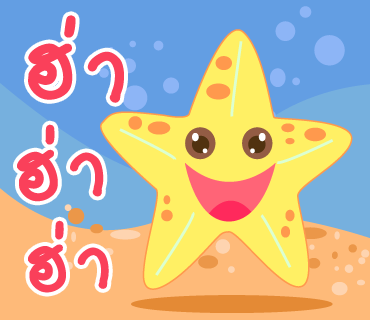
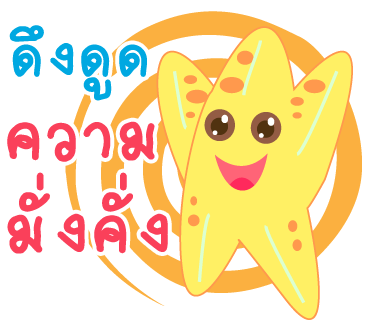
Before/after of a (370, 320) layered artwork. What changed in the layer stack:
removed layer "Layer 4" over [185, 163, 276, 222]
renamed "ฮ่า" to "มั่งคั่ง", painted on it over [7, 172, 168, 293]
renamed "ฮ่า" to "ความ", painted on it over [7, 121, 155, 202]
renamed "ฮ่า" to "ดึงดูด", painted on it over [9, 15, 147, 103]
painted on "Layer 3" over [0, 0, 370, 320]
painted on "Layer 2" over [65, 11, 362, 306]
